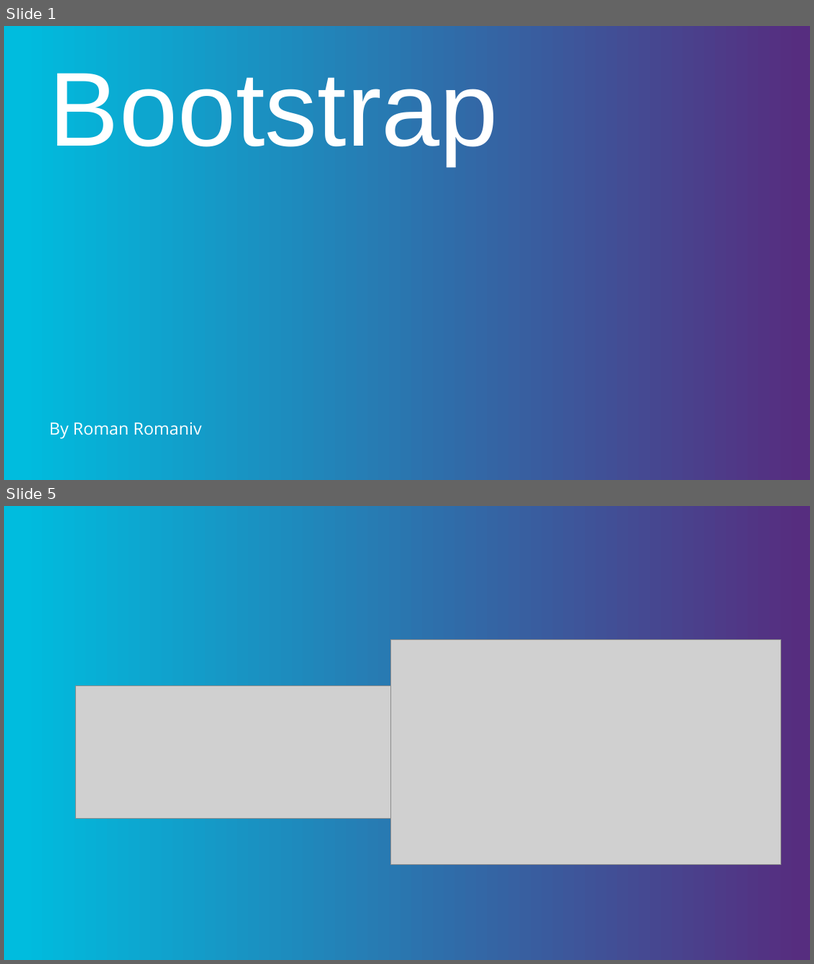
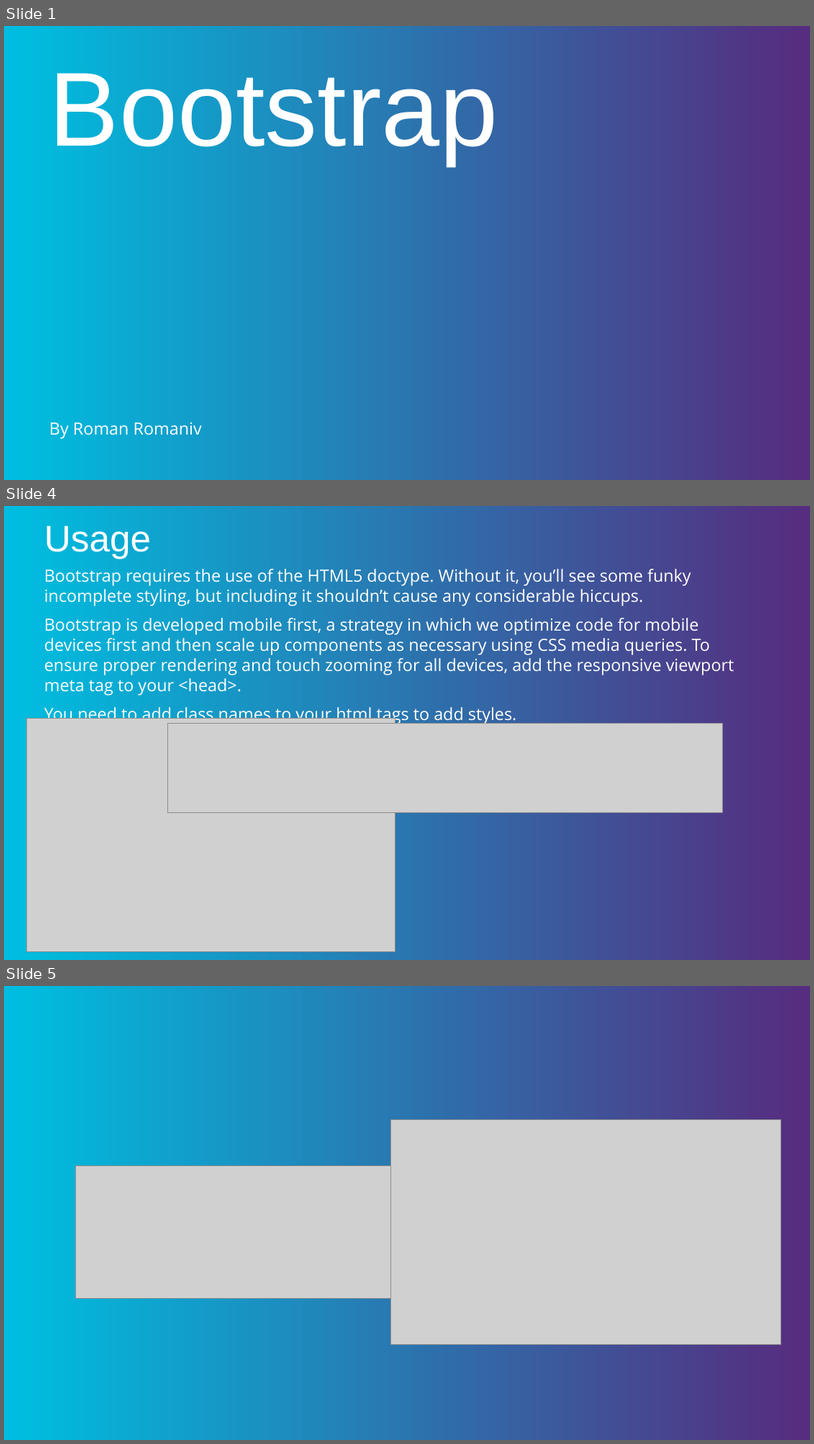
Before and after one commit to moran711/presentations, a slide deck: bootstrap/bootstrap.pptx. Shown one above the other, each under a label of ours: slides 1 and 5 before the commit, slides 1, 4 and 5 after it; the slides between them are not shown. The pictures are 814x964 and 814x1444 pixels, drawn with LibreOffice and Linux fonts; fonts in the diff are those of the drawing; grey boxes stand for pictures; background and template pictures are left out. Boxes give left, top, right and bottom in pixels: in the first picture for what was removed or moved away, otherwise in the second. Text is boxed around its words. In the diff, an @@ line names an element or a change of style, - is before the commit and + after.

Commit message:
translate bootstrap preentation to English

```diff
--- a/bootstrap/bootstrap.pptx
+++ b/bootstrap/bootstrap.pptx
@@ slide 4 added at <box>4,506,810,960</box>, background gradient #562D7F to #00BCDE @@
@@ title added at <box>44,525,151,559</box>, 44 pt, text #FFFFFF @@
+Usage
@@ text added at <box>44,569,735,724</box>, 20 pt, text #FFFFFF @@
+Bootstrap requires the use of the HTML5 doctype. Without it, you’ll see some funky incomplete styling, but including it shouldn’t cause any considerable hiccups.
+Bootstrap is developed mobile first, a strategy in which we optimize code for mobile devices first and then scale up components as necessary using CSS media queries. To ensure proper rendering and touch zooming for all devices, add the responsive viewport meta tag to your <head>.
+You need to add class names to your html tags to add styles.
@@ picture added at <box>27,718,396,952</box> @@
@@ picture added at <box>168,723,723,812</box> @@
```
Also in this commit, not shown: 4 slides changed, 4 other slides added, 5 slides removed, 1 other file.
